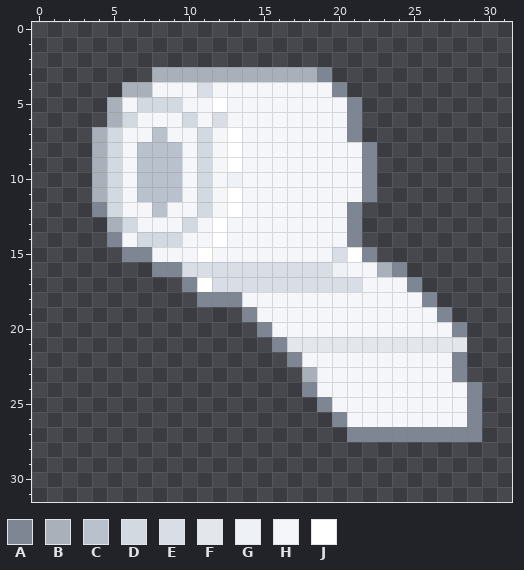
File history of a pixel-art file, src/media/photos/sprites/shop/bandage_roll.aseprite. That is the earlier state.
32x32 pixels, 1 frame.
Palette (. is transparent): A #7d8692  B #a9b0ba  C #b9c1cc  D #d3d9e1  E #d9dee6  F #e3e7ec  G #eef1f5  H #f4f6f9  J #ffffff
Pixels before, first column x 4:
 3 ....BBBBBBBBBBBA..........
 4 ..BBHHHEHHHHHHHHA.........
 5 .BHDDDHHJHHHHHHHHA........
 6 .BDHHHDHEHHHHHHHHA........
 7 BDHHCHHDHJHHHHHHHA........
 8 BDHCCCHDHJHHHHHHHHA.......
 9 BDHCCCHDHJHHHHHHHHA.......
10 BDHCCCHDHGHHHHHHHHA.......
11 BDHCCCHDHJHHHHHHHHA.......
12 ADHHCHHDHJHHHHHHHA........
13 .BDHHHDHJHHHHHHHHA........
14 .AHDDDHHJHHHHHHHHA........
15 ..AAHHHJHHHHHHHHEJA.......
16 ....AAEEEEEEEEEEGHHBA.....
17 ......AJEEEEEEEEEEHHHA....
18 .......AAAHHHHHHHHHHHHA...
19 ..........AHHHHHHHHHHHHA..
20 ...........AHHHHHHHHHHHHA.
21 ............AFFFFFFFFFFFF.
22 .............AHHHHHHHHHHA.
23 ..............BHHHHHHHHHA.
24 ..............AHHHHHHHHHHA
25 ...............AHHHHHHHHHA
26 ................AHHHHHHHHA
27 .................AAAAAAAAA
New version:
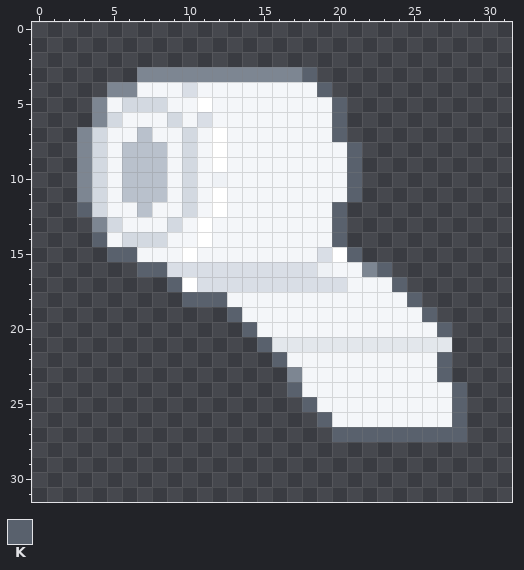
Colours new in this view: K #59616d
Edits made:
{"y":3,"x":7,"old":".BBBBBBBBBBBA","new":"AAAAAAAAAAAK."}
{"y":4,"x":5,"old":".BB","new":"AAH"}
{"y":4,"x":10,"old":"HE","new":"EH"}
{"y":4,"x":19,"old":"HA","new":"K."}
{"y":5,"x":4,"old":".BH","new":"AHD"}
{"y":5,"x":9,"old":"D","new":"H"}
{"y":5,"x":11,"old":"HJ","new":"JH"}
{"y":5,"x":20,"old":"HA","new":"K."}
{"y":6,"x":4,"old":".BD","new":"ADH"}
{"y":6,"x":9,"old":"HDHE","new":"DHEH"}
{"y":6,"x":20,"old":"HA","new":"K."}
{"y":7,"x":3,"old":".BD","new":"ADH"}
{"y":7,"x":7,"old":"HC","new":"CH"}
{"y":7,"x":10,"old":"HDHJ","new":"DHJH"}
{"y":7,"x":20,"old":"HA","new":"K."}
{"y":8,"x":3,"old":".BDH","new":"ADHC"}
{"y":8,"x":9,"old":"CHDHJ","new":"HDHJH"}
{"y":8,"x":21,"old":"HA","new":"K."}
{"y":9,"x":3,"old":".BDH","new":"ADHC"}
{"y":9,"x":9,"old":"CHDHJ","new":"HDHJH"}
{"y":9,"x":21,"old":"HA","new":"K."}
{"y":10,"x":3,"old":".BDH","new":"ADHC"}
{"y":10,"x":9,"old":"CHDHG","new":"HDHGH"}
{"y":10,"x":21,"old":"HA","new":"K."}
{"y":11,"x":3,"old":".BDH","new":"ADHC"}
{"y":11,"x":9,"old":"CHDHJ","new":"HDHJH"}
{"y":11,"x":21,"old":"HA","new":"K."}
{"y":12,"x":3,"old":".AD","new":"KDH"}
{"y":12,"x":7,"old":"HC","new":"CH"}
{"y":12,"x":10,"old":"HDHJ","new":"DHJH"}
{"y":12,"x":20,"old":"HA","new":"K."}
{"y":13,"x":4,"old":".BD","new":"ADH"}
{"y":13,"x":9,"old":"HDHJ","new":"DHJH"}
{"y":13,"x":20,"old":"HA","new":"K."}
{"y":14,"x":4,"old":".AH","new":"KHD"}
{"y":14,"x":9,"old":"D","new":"H"}
{"y":14,"x":11,"old":"HJ","new":"JH"}
{"y":14,"x":20,"old":"HA","new":"K."}
{"y":15,"x":5,"old":".AA","new":"KKH"}
{"y":15,"x":10,"old":"HJ","new":"JH"}
{"y":15,"x":19,"old":"HEJA","new":"EJK."}
{"y":16,"x":7,"old":".AA","new":"KKE"}
{"y":16,"x":19,"old":"EG","new":"GH"}
{"y":16,"x":22,"old":"HBA","new":"AK."}
{"y":17,"x":9,"old":".AJ","new":"KJE"}
{"y":17,"x":21,"old":"E","new":"H"}
{"y":17,"x":24,"old":"HA","new":"K."}
{"y":18,"x":10,"old":".AAA","new":"KKKH"}
{"y":18,"x":25,"old":"HA","new":"K."}
{"y":19,"x":13,"old":".A","new":"KH"}
{"y":19,"x":26,"old":"HA","new":"K."}
{"y":20,"x":14,"old":".A","new":"KH"}
{"y":20,"x":27,"old":"HA","new":"K."}
{"y":21,"x":15,"old":".A","new":"KF"}
{"y":21,"x":28,"old":"F","new":"."}
{"y":22,"x":16,"old":".A","new":"KH"}
{"y":22,"x":27,"old":"HA","new":"K."}
{"y":23,"x":17,"old":".B","new":"AH"}
{"y":23,"x":27,"old":"HA","new":"K."}
{"y":24,"x":17,"old":".A","new":"KH"}
{"y":24,"x":28,"old":"HA","new":"K."}
{"y":25,"x":18,"old":".A","new":"KH"}
{"y":25,"x":28,"old":"HA","new":"K."}
{"y":26,"x":19,"old":".A","new":"KH"}
{"y":26,"x":28,"old":"HA","new":"K."}
{"y":27,"x":20,"old":".AAAAAAAAA","new":"KKKKKKKKK."}
